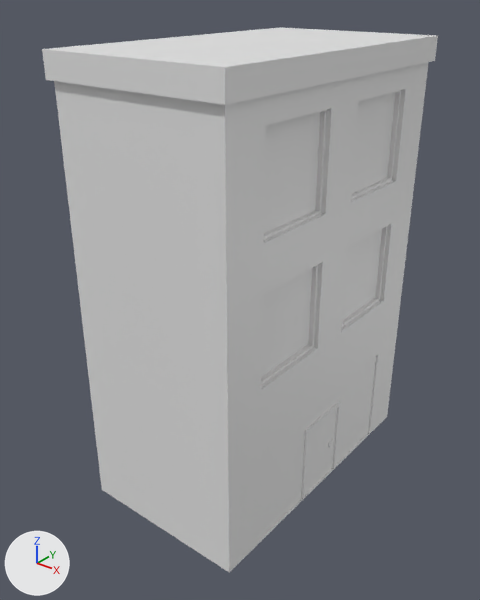
A saved change to the FBX model cubeman-source-code/Assets/Models/Scenario/Level Prologue Cubecity/Buildings/model-scenario-static-level0-building-2.fbx.
Both versions are drawn from a 50 mm lens placed at (13.9, -22.3, 22.3), pointed at (-3.3, -0.9, 9.0). Every picture has the same lights, and +X, +Y and +Z are marked at lower left.
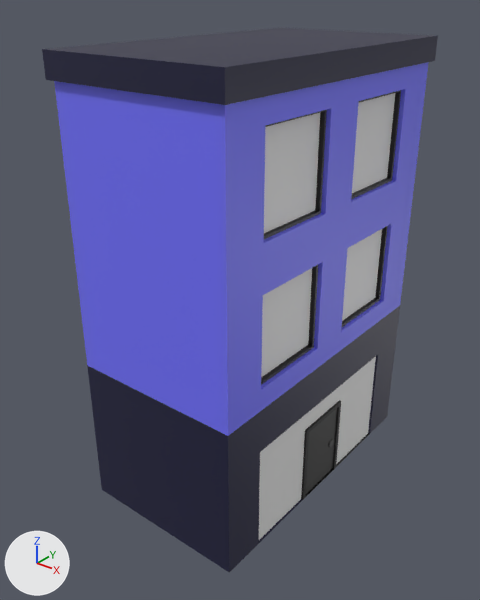
Patch to the scene script:
```diff
--- a/cubeman-source-code/Assets/Models/Scenario/Level Prologue Cubecity/Buildings/model-scenario-static-level0-building-2.fbx.py
+++ b/cubeman-source-code/Assets/Models/Scenario/Level Prologue Cubecity/Buildings/model-scenario-static-level0-building-2.fbx.py
@@ img_texture_scenario_static_level0_building_2_static_tga @@
+img_texture_scenario_static_level0_building_2_static_tga = load_image('texture-scenario-static-level0-building-2-static.tga', 'Textures/Building 2/texture-scenario-static-level0-building-2-static.tga', 1024, 1024, 'sRGB')
@@ mat_material_metal @@
+mat_material_metal = principled_material('material_metal')
+mat_material_metal.texture = img_texture_scenario_static_level0_building_2_static_tga
@@ mat_material_brick @@
+mat_material_brick = principled_material('material_brick')
+mat_material_brick.texture = img_texture_scenario_static_level0_building_2_static_tga
@@ me_cube_002 @@
 me_cube_002.from_pydata(...)  # 136 vertices, 111 faces; spans x -7.2..1.2, y -7.2..7.2, z 0.0..20.0
 # used by ob_mesh; location = (0.0, 0.0, 0.0)
+# me_cube_002 part 1: 60 of the faces centred in x -7.2..1.2, y -7.2..7.2, z 0.0..20.0 switch from mat_material (its picture is missing) to mat_material_brick (picture img_texture_scenario_static_level0_building_2_static_tga)
+# me_cube_002 part 2: 32 of the faces centred in x 0.7..0.8, y -4.9..4.9, z 8.1..18.0 switch from mat_material (its picture is missing) to mat_material_metal (picture img_texture_scenario_static_level0_building_2_static_tga)
+# me_cube_002 part 3: 14 of the faces centred in x 0.9..1.0, y -1.5..1.5, z 1.7..4.0 switch from mat_material (its picture is missing) to mat_material_metal (picture img_texture_scenario_static_level0_building_2_static_tga)
```

Pixel boxes (x1, y1, x2, y2) of what changed, in the pictures (480 x 600 px):
part 1 of me_cube_002, recoloured (grey to blue)
    both: (42, 27, 438, 572)
part 2 of me_cube_002, recoloured (grey to black)
    both: (261, 90, 401, 385)
part 3 of me_cube_002, recoloured (grey to black)
    both: (301, 400, 341, 500)
